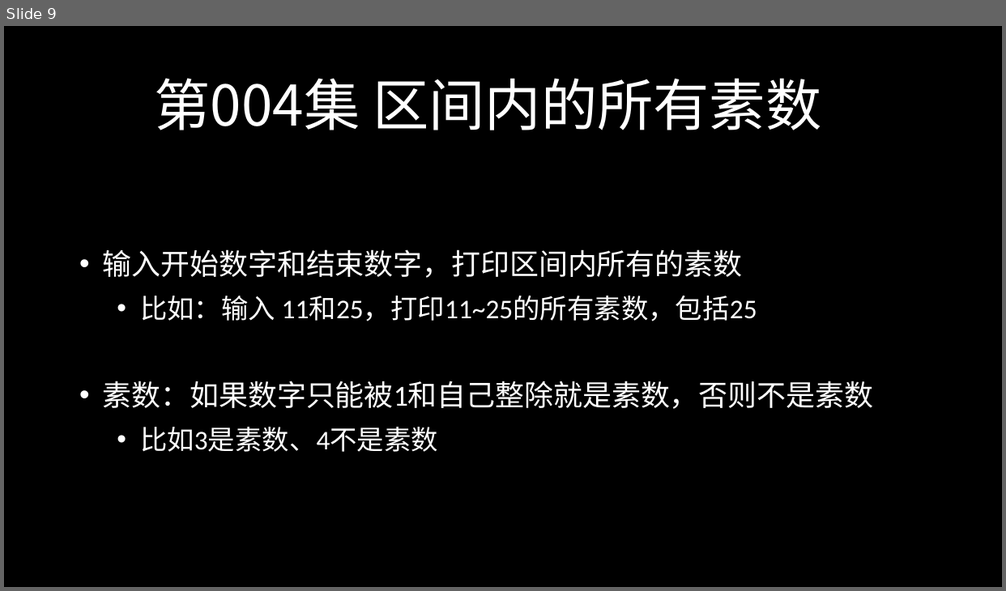
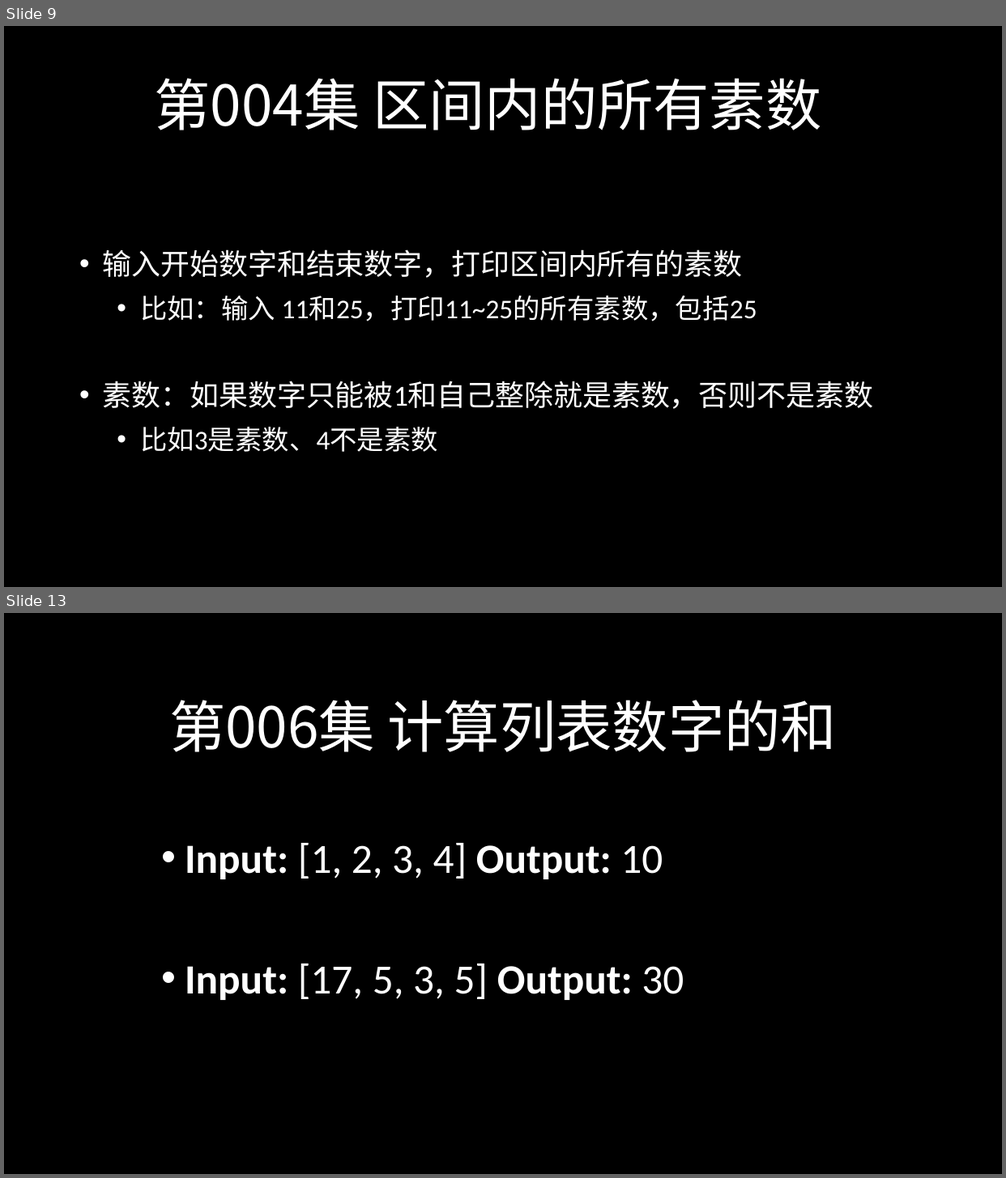
Before and after one commit to peiss/ant-learn-python-100P, a slide deck: docs/Python入门编程100例.pptx. Shown one above the other, each under a label of ours: slide 9 before the commit, slides 9 and 13 after it; the slides between them are not shown. The pictures are 1006x591 and 1006x1178 pixels, drawn with LibreOffice and Linux fonts; fonts in the diff are those of the drawing; background and template pictures are left out. Boxes give left, top, right and bottom in pixels: in the first picture for what was removed or moved away, otherwise in the second. Text is boxed around its words. In the diff, an @@ line names an element or a change of style, - is before the commit and + after.

```diff
--- a/docs/Python入门编程100例.pptx
+++ b/docs/Python入门编程100例.pptx
@@ slide 13 added at <box>4,613,1002,1174</box>, background picture (left out) @@
@@ text added at <box>169,700,837,752</box>, 54 pt, text #FFFFFF @@
+第006集 计算列表数字的和
@@ text added at <box>185,843,684,1000</box>, 40 pt, text #FFFFFF, bold @@
+• Input: [1, 2, 3, 4] Output: 10
+• Input: [17, 5, 3, 5] Output: 30
```
Also in this commit, not shown: 3 other slides added, 1 other file.
